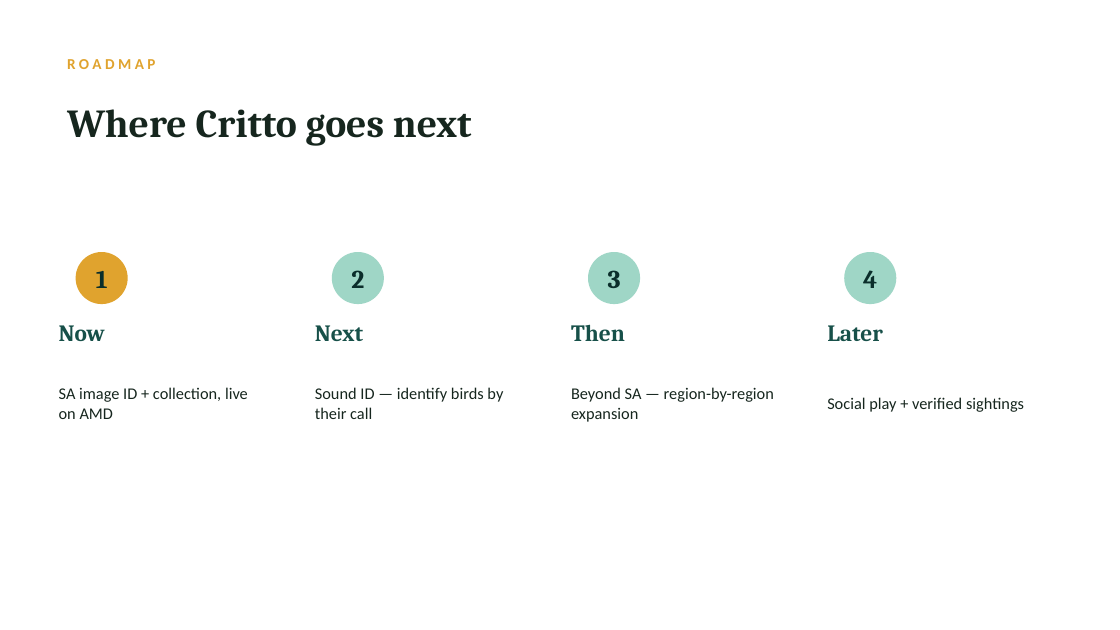
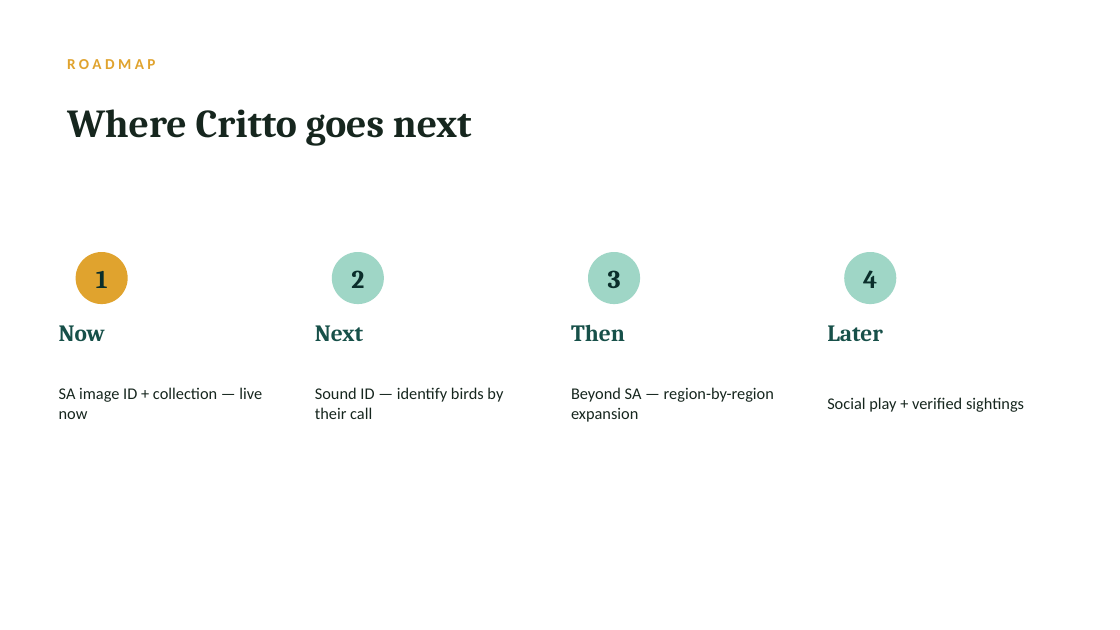
Before and after one commit to tannermundell/critto, a slide deck: slide 10 of slides/Critto-Pitch.pptx. Drawn at 1120x630 pixels with LibreOffice and Linux fonts; fonts in the diff are those of the drawing. Boxes give left, top, right and bottom in pixels: in the first picture for what was removed or moved away, otherwise in the second. Text is boxed around its words. In the diff, an @@ line names an element or a change of style, - is before the commit and + after.

```diff
--- a/slides/Critto-Pitch.pptx
+++ b/slides/Critto-Pitch.pptx
@@ text at (x1=59, y1=387, x2=262, y2=419): text changed @@
-SA image ID + collection, live on AMD
+SA image ID + collection — live now
```
Also in this commit, not shown: 3 other slides changed, 3 other files.
